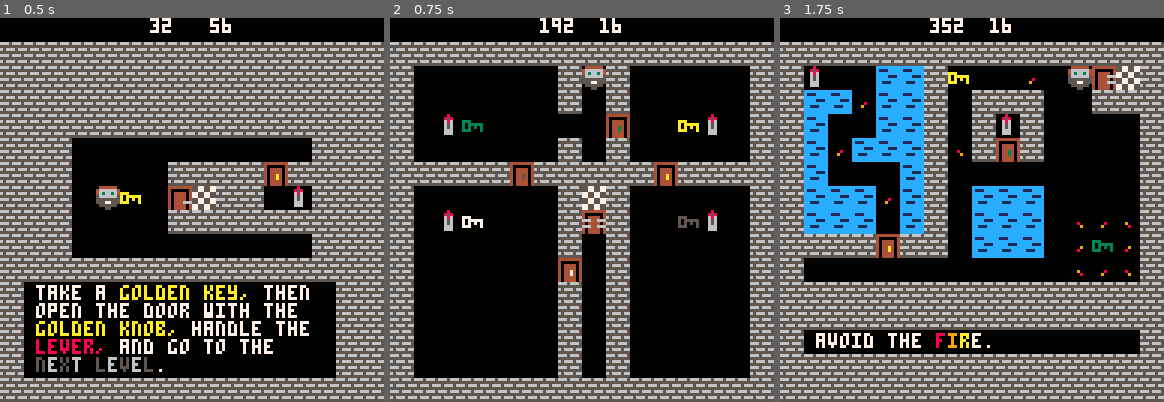
Above: before the commit, frames 1-3 (left to right).
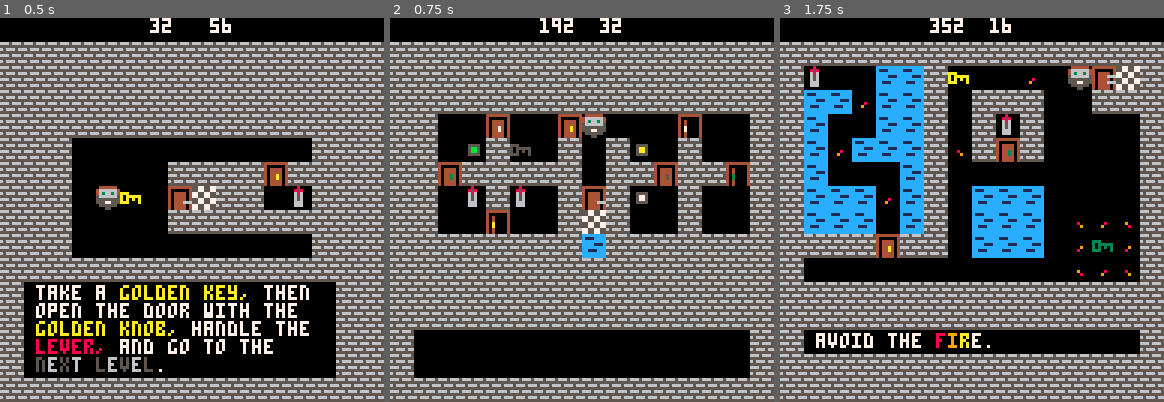
Above: after the commit, the same moments.

Repository: VedVid/picos-challange
Game: PICO-8 cartridge picoschallange.p8
Same seed, same stepped clock (60 frames per second), same inputs: the game is played once before the commit and once after it.
Inputs:
- Up to frame 1 (0.5 s): no input
- Up to frame 2 (0.75 s): tap O (Z key) at 0.7 s
- Up to frame 3 (1.75 s): hold Right from 1.6 s (still down); tap O (Z key) at 1.7 s

Frame 1 is identical in both runs. In frame 2, 39% of the frame differs, in the area x 6-94%, y 0-94%; in frame 3, nothing differs.

Commit message:
The current puzzle design is mostly faulty, but it should give me the idea how it is supposed to work. Pressure plates toggle doors (yellow plate closes open yellow doors and opens closed yellow doors). Player need to figure out how to reach the levers that open the final door.

Diff:
--- a/picoschallange.p8
+++ b/picoschallange.p8
@@ -264,7 +264,7 @@
  player = new_player()
  player.level = 2
  player.x = (8*8)+offset_x
- player.y = 2*8
+ player.y = 4*8
 	final_door_x = (8*8)+offset_x
 	final_door_y = 64
 end
@@ -443,20 +443,20 @@
 00700700555775555775550000555775555775555557755500000000000000000000000000000000000000000000000000000000000000000000000000000000
 00000000055555505555500000055555055555500555555000000000000000000000000000000000000000000000000000000000000000000000000000000000
 00000000000550000555000000005550000550000005500000000000000000000000000000000000000000000000000000000000000000000000000000000000
-66656665444444444444444444444444444444445577557744444444444444444444444444444444444444440008000000000000000000000000000000000000
-55555555400000044000000440000004400000045577557740000004400000044000000440000004400000040085800000666000000000000000000000000000
-65666566404444044044440440444404404444047755775540444404404444044044440440444404404000040068600000666000000000000000000000000000
-55555555404444044044440440444404404444047755775566644666404446664044466640444404404000040065600000656000000000000000000000000000
-666566654044a4044044340440445404404474045577557740444404404444044044440440444404404000040065600000656000000000000000000000000000
-555555554044a4044044340440445404404474045577557766644666666446664044466640444666404000040066600000686000000000000000000000000000
-65666566404444044044440440444404404444047755775540444404404444044044440440444404404000040066600000858000000000000000000000000000
-55555555404444044044440440444404404444047755775540444404404444044044440440444404404000040000000000080000000000000000000000000000
+66656665444444444444444444444444444444445577557744444444444444444444444444444444444444440008000000000000444444444444444444444444
+55555555400000044000000440000004400000045577557740000004400000044000000440000004400000040085800000666000400000044000000440000004
+65666566404444044044440440444404404444047755775540444404404444044044440440444404404000040068600000666000404000044040000440400004
+55555555404444044044440440444404404444047755775566644666404446664044466640444404404000040065600000656000404000044040000440400004
+666566654044a404404434044044540440447404557755774044440440444404404444044044440440400004006560000065600040a000044070000440300004
+555555554044a404404434044044540440447404557755776664466666644666404446664044466640400004006660000068600040a000044070000440300004
+65666566404444044044440440444404404444047755775540444404404444044044440440444404404000040066600000858000404000044040000440400004
+55555555404444044044440440444404404444047755775540444404404444044044440440444404404000040000000000080000404000044040000440400004
 00000000000000000000000000000000000000000000000000000000000000000000000000000000000000000000000000000000000000000000000000000000
 00000000000000000000000000000000000000000000000000000000000000000000000000000000000000000000000000000000000000000000000000000000
-aaa00000333000005550000077700000006666000066660000666600006666000066660000666600000000000000000000000000000000000000000000000000
-a0aaaaa0303333305055555070777770006aa60000699600006cc60000611600006bb60000633600000000000000000000000000000000000000000000000000
-a0a0a0a0303030305050505070707070006aa60000699600006cc60000611600006bb60000633600000000000000000000000000000000000000000000000000
-aaa000a0333000305550005077700070006666000066660000666600006666000066660000666600000000000000000000000000000000000000000000000000
+aaa00000333000005550000077700000005555000055550000555500005555000055550000555500000000000000000000000000000000000000000000000000
+a0aaaaa0303333305055555070777770005aa500005995000057750000566500005bb50000533500000000000000000000000000000000000000000000000000
+a0a0a0a0303030305050505070707070005aa500005995000057750000566500005bb50000533500000000000000000000000000000000000000000000000000
+aaa000a0333000305550005077700070005555000055550000555500005555000055550000555500000000000000000000000000000000000000000000000000
 00000000000000000000000000000000000000000000000000000000000000000000000000000000000000000000000000000000000000000000000000000000
 00000000000000000000000000000000000000000000000000000000000000000000000000000000000000000000000000000000000000000000000000000000
 cccccccccccccccc0000700000000000000000000000000000000000000000000000000000000000000000000000000011101110111011100000000000000000
@@ -473,17 +473,17 @@
 __map__
 0000000000000000000000000000000000000000000000000000000000000000000000000000000000000000000000000000000000000000000000000000000000000000000000000000000000000000000000000000000000000000000000000000000000000000000000000000000000000000000000000000000000000000
 1010101010101010101010101010101010101010101010101010101010101010101010101010101010101010101010101010101010101010101010101010101010101010101010101010101010101010000000000000000000000000000000000000000000000000000000000000000000000000000000000000000000000000
-1010101010101010101010101010101010000000000000100010000000000010101b0000303010200000340000181510101b0010000000002100000018393810101b3030302039393810000000000010000000000000000000000000000000000000000000000000000000000000000000000000000000000000000000000000
-10101010101010101010101010101010100000000000001000100000000000101030303430301000101010000010101010000012003737373b3b0000101038101000393830393a370010003c3c3c0010000000000000000000000000000000000000000000000000000000000000000000000000000000000000000000000000
-1010101010101010101010101010101010001b210000000000120000201b00101030000030301000101b1000000000101010101000370037373a00000010381010333038303a37370016003c153d0010000000000000000000000000000000000000000000000000000000000000000000000000000000000000000000000000
-101010000000000000000000001010101000000000000010001000000000001010303430303010331012100000000010101b353b00370000373a00000010381010343038303a30300010003c3c3c0010000000000000000000000000000000000000000000000000000000000000000000000000000000000000000000000000
-1010100000000010101010111010101010101010101310101010101110101010103000000030100000000000000000101033343800373700373a00000010381010353038303a30300010000000000010000000000000000000000000000000000000000000000000000000000000000000000000000000000000000000000000
-1010100000200019151010001b1010101000000000000010151000000000001010303030343010003030300000000010103a390000370000373a00000010381010363038301330300010101010101010000000000000000000000000000000000000000000000000000000000000000000000000000000000000000000000000
-1010100000000010101010101010101010001b230000001016100000221b0010103030300030100030303000333435101000000000370037373a0000001038101000000000000000000000101b000010000000000000000000000000000000000000000000000000000000000000000000000000000000000000000000000000
-1010100000000000000000000010101010000000000000100010000000000010101010101110100030303000362136101000000000393939393a00000010381010373737370000000000001010101210000000000000000000000000000000000000000000000000000000000000000000000000000000000000000000000000
-1010101010101010101010101010101010000000000000140010000000000010100000000000000000000000353433101000000000000000000000000010151010371b00370000383b3b001100000010000000000000000000000000000000000000000000000000000000000000000000000000000000000000000000000000
-100000000000000000000000000010101000000000000010001000000000001010101010101010101010101010101010101010101010101010101010101010101037000000000038223a00103c3d3c10000000000000000000000000000000000000000000000000000000000000000000000000000000000000000000000000
-100000000000000000000000000010101000000000000010001000000000001010101010101010101010101010101010100000000000000000000000000000101037373737000039393a00101b002110000000000000000000000000000000000000000000000000000000000000000000000000000000000000000000000000
-1000000000000000000000000000101010000000000000100010000000000010100000000000000000000000000000101000000000000000000000000000001010101010101010101010101010101010000000000000000000000000000000000000000000000000000000000000000000000000000000000000000000000000
-1000000000000000000000000000101010000000000000100010000000000010101010101010101010101010101010101000000000000000000000000000001010000000000000000000000000000010000000000000000000000000000000000000000000000000000000000000000000000000000000000000000000000000
+1010101010101010101010101010101010101010101010101010101010101010101b0000303010200000340000181510101b0010000000002100000018393810101b3030302039393810000000000010000000000000000000000000000000000000000000000000000000000000000000000000000000000000000000000000
+10101010101010101010101010101010101010101010101010101010101010101030303430301000101010000010101010000012003737373b3b0000101038101000393830393a370010003c3c3c0010000000000000000000000000000000000000000000000000000000000000000000000000000000000000000000000000
+101010101010101010101010101010101010000014000011000000001e0000101030000030301000101b1000000000101010101000370037373a00000010381010333038303a37370016003c153d0010000000000000000000000000000000000000000000000000000000000000000000000000000000000000000000000000
+101010000000000000000000001010101010002810220010001024001000001010303430303010331012100000000010101b353b00370000373a00000010381010343038303a30300010003c3c3c0010000000000000000000000000000000000000000000000000000000000000000000000000000000000000000000000000
+1010100000000010101010111010101010101210101010100010101310101f10103000000030100000000000000000101033343800373700373a00000010381010353038303a30300010000000000010000000000000000000000000000000000000000000000000000000000000000000000000000000000000000000000000
+1010100000200019151010001b1010101010001b101b0010191026001000001010303030343010003030300000000010103a390000370000373a00000010381010363038301330300010101010101010000000000000000000000000000000000000000000000000000000000000000000000000000000000000000000000000
+10101000000000101010101010101010101000001d0000101510000010000010103030300030100030303000333435101000000000370037373a0000001038101000000000000000000000101b000010000000000000000000000000000000000000000000000000000000000000000000000000000000000000000000000000
+1010100000000000000000000010101010101010101010103010101010101010101010101110100030303000362136101000000000393939393a00000010381010373737370000000000001010101210000000000000000000000000000000000000000000000000000000000000000000000000000000000000000000000000
+1010101010101010101010101010101010101010101010101010101010101010100000000000000000000000353433101000000000000000000000000010151010371b00370000383b3b001100000010000000000000000000000000000000000000000000000000000000000000000000000000000000000000000000000000
+100000000000000000000000000010101010101010101010101010101010101010101010101010101010101010101010101010101010101010101010101010101037000000000038223a00103c3d3c10000000000000000000000000000000000000000000000000000000000000000000000000000000000000000000000000
+100000000000000000000000000010101010101010101010101010101010101010101010101010101010101010101010100000000000000000000000000000101037373737000039393a00101b002110000000000000000000000000000000000000000000000000000000000000000000000000000000000000000000000000
+1000000000000000000000000000101010000000000000000000000000000010100000000000000000000000000000101000000000000000000000000000001010101010101010101010101010101010000000000000000000000000000000000000000000000000000000000000000000000000000000000000000000000000
+1000000000000000000000000000101010000000000000000000000000000010101010101010101010101010101010101000000000000000000000000000001010000000000000000000000000000010000000000000000000000000000000000000000000000000000000000000000000000000000000000000000000000000
 1010101010101010101010101010101010101010101010101010101010101010101010101010101010101010101010101010101010101010101010101010101010101010101010101010101010101010000000000000000000000000000000000000000000000000000000000000000000000000000000000000000000000000
